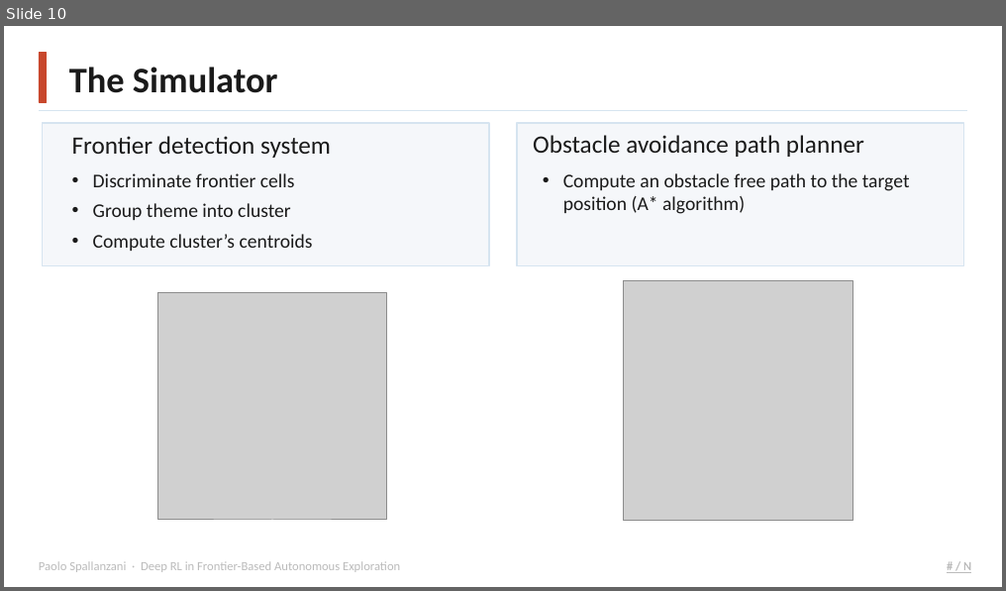
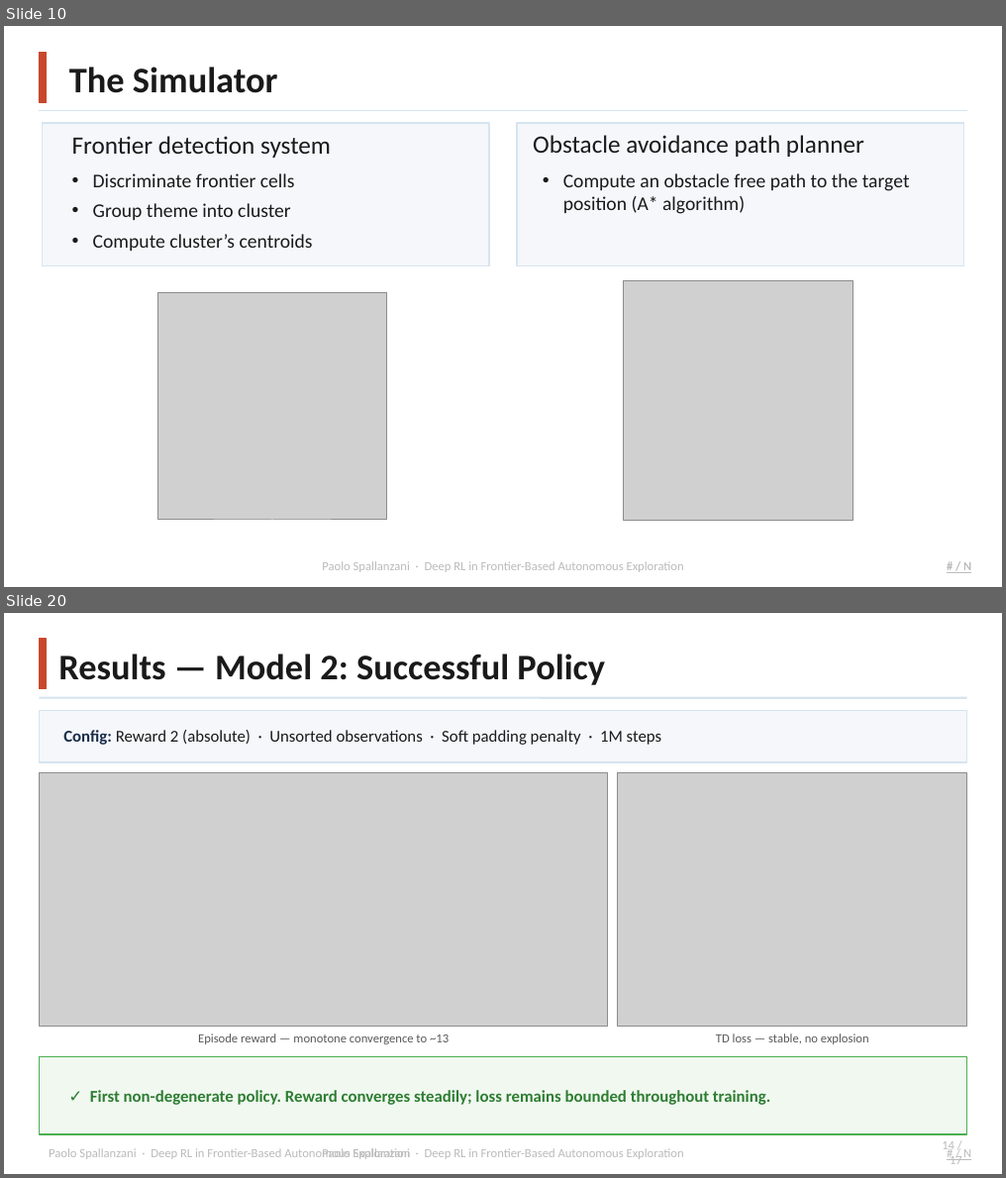
Before and after one commit to Paolo-Spall/presentazione_tesi_dae, a slide deck: presentation_1.pptx. Shown one above the other, each under a label of ours: slide 10 before the commit, slides 10 and 20 after it; the slides between them are not shown. The pictures are 1006x591 and 1006x1178 pixels, drawn with LibreOffice and Linux fonts; fonts in the diff are those of the drawing; grey boxes stand for pictures; background and template pictures are left out. Boxes give left, top, right and bottom in pixels: in the first picture for what was removed or moved away, otherwise in the second. Text is boxed around its words. In the diff, an @@ line names an element or a change of style, - is before the commit and + after.

```diff
--- a/presentation_1.pptx
+++ b/presentation_1.pptx
@@ slide 20 added at [4, 613, 1002, 1174], background #FFFFFF; not listed: 2 template elements that a slide beside it also shows @@
@@ rectangle added at [39, 639, 46, 689], fill #C8472C, outline #C8472C 1 pt @@
@@ text added at [58, 654, 605, 685], 26 pt, text #1A1A1A, bold @@
+Results — Model 2: Successful Policy
@@ line added from (39, 698) to (967, 698), #D6E4F0 1.5 pt @@
@@ rectangle added at [39, 711, 967, 762], fill #F5F7FA, outline #D6E4F0 1 pt @@
@@ text added at [63, 730, 661, 745], 12 pt, text #1A1A1A @@
+Config: Reward 2 (absolute) · Unsorted observations · Soft padding penalty · 1M steps
@@ picture added at [39, 772, 608, 1026] @@
@@ picture added at [618, 772, 967, 1026] @@
@@ rectangle added at [39, 1058, 967, 1135], fill #F0F8F0, outline #4CAF50 1 pt @@
@@ text added at [198, 1034, 449, 1045], 9 pt, text #5A5A5A @@
+Episode reward — monotone convergence to ~13
@@ text added at [716, 1034, 869, 1045], 9 pt, text #5A5A5A @@
+TD loss — stable, no explosion
@@ text added at [90, 1090, 770, 1105], 12 pt, text #2E7D32, bold @@
+✓ First non-degenerate policy. Reward converges steadily; loss remains bounded throughout training.
@@ text added at [942, 1142, 962, 1164], 9 pt, text #BBBBBB @@
+14 / 17
@@ text added at [49, 1149, 410, 1159], 9 pt, text #BBBBBB @@
+Paolo Spallanzani · Deep RL in Frontier-Based Autonomous Exploration
@@ slide 10 changed as well @@
@@ text "Paolo Spallanzani · Deep RL ...": place and size @@
-text "Paolo Spallanzani · Deep RL ..." at [39, 562, 400, 572]
+text "Paolo Spallanzani · Deep RL ..." at [322, 562, 684, 572]
@@ text "Paolo Spallanzani · Deep RL ..." at [322, 562, 684, 572]: alignment left to centre @@
```
Also in this commit, not shown: 10 other slides changed, 10 other slides added, 5 other files.
